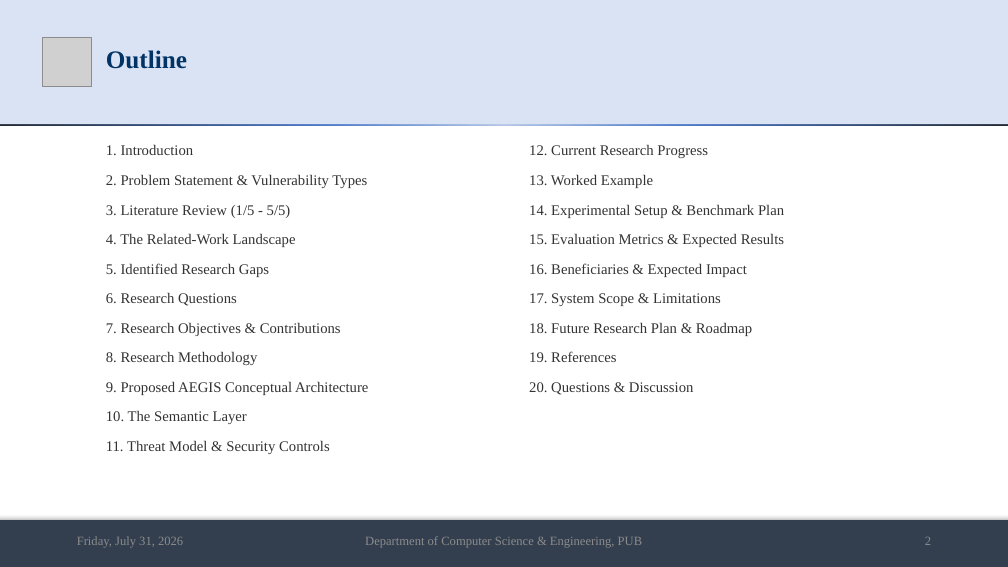
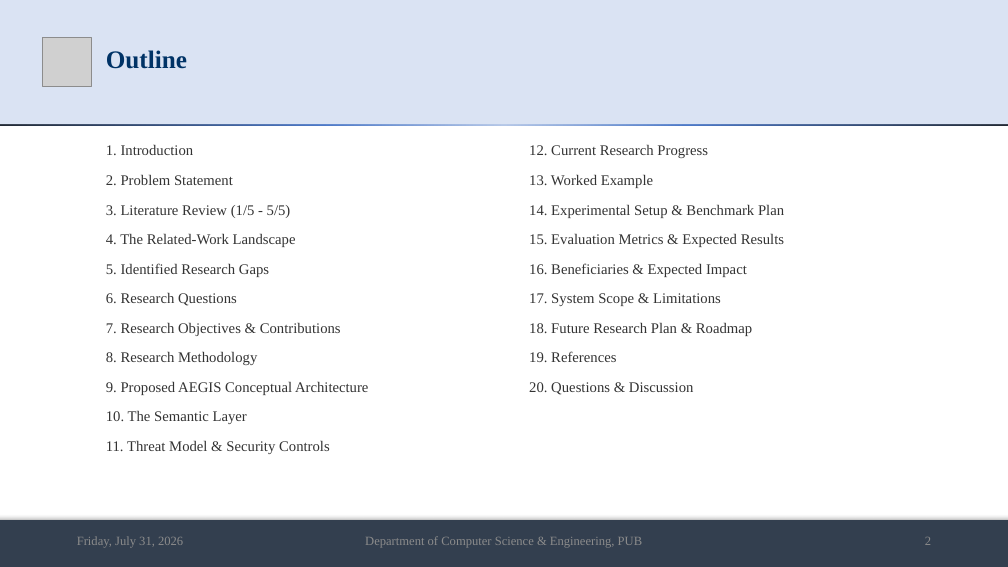
Before and after one commit to md-riaz/AEGIS-Research, a slide deck: slide 2 of docs/scripts/Md_Riaz_Mid_Defense_Final_0322310105101024.pptx. Drawn at 1008x567 pixels with LibreOffice and Linux fonts; fonts in the diff are those of the drawing; grey boxes stand for pictures. Boxes give left, top, right and bottom in pixels: in the first picture for what was removed or moved away, otherwise in the second. Text is boxed around its words. In the diff, an @@ line names an element or a change of style, - is before the commit and + after.

```diff
--- a/docs/scripts/Md_Riaz_Mid_Defense_Final_0322310105101024.pptx
+++ b/docs/scripts/Md_Riaz_Mid_Defense_Final_0322310105101024.pptx
@@ text at (106,174,233,185): text changed @@
-2. Problem Statement & Vulnerability Types
+2. Problem Statement
```
Also in this commit, not shown: 4 other slides changed, 1 other file.
